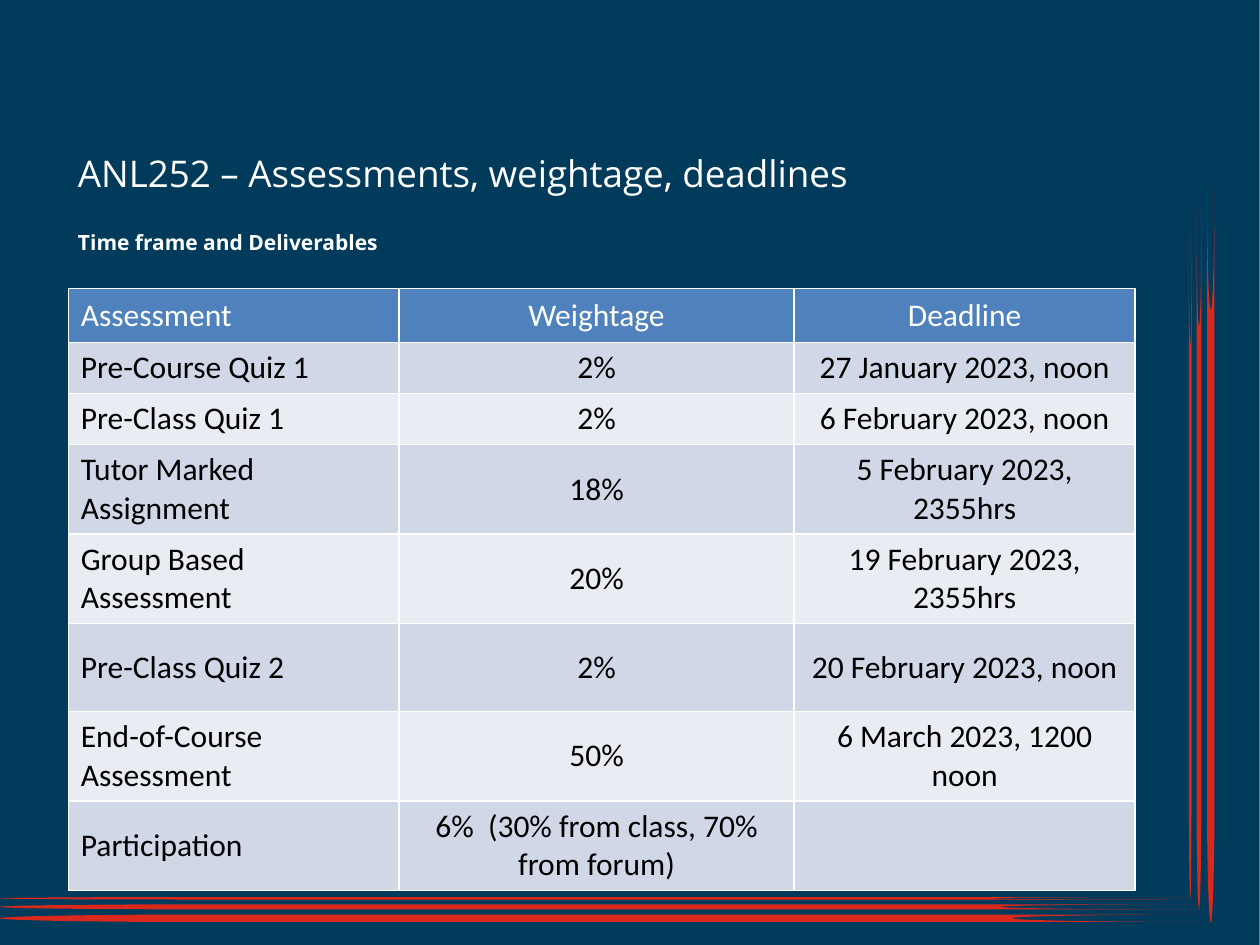
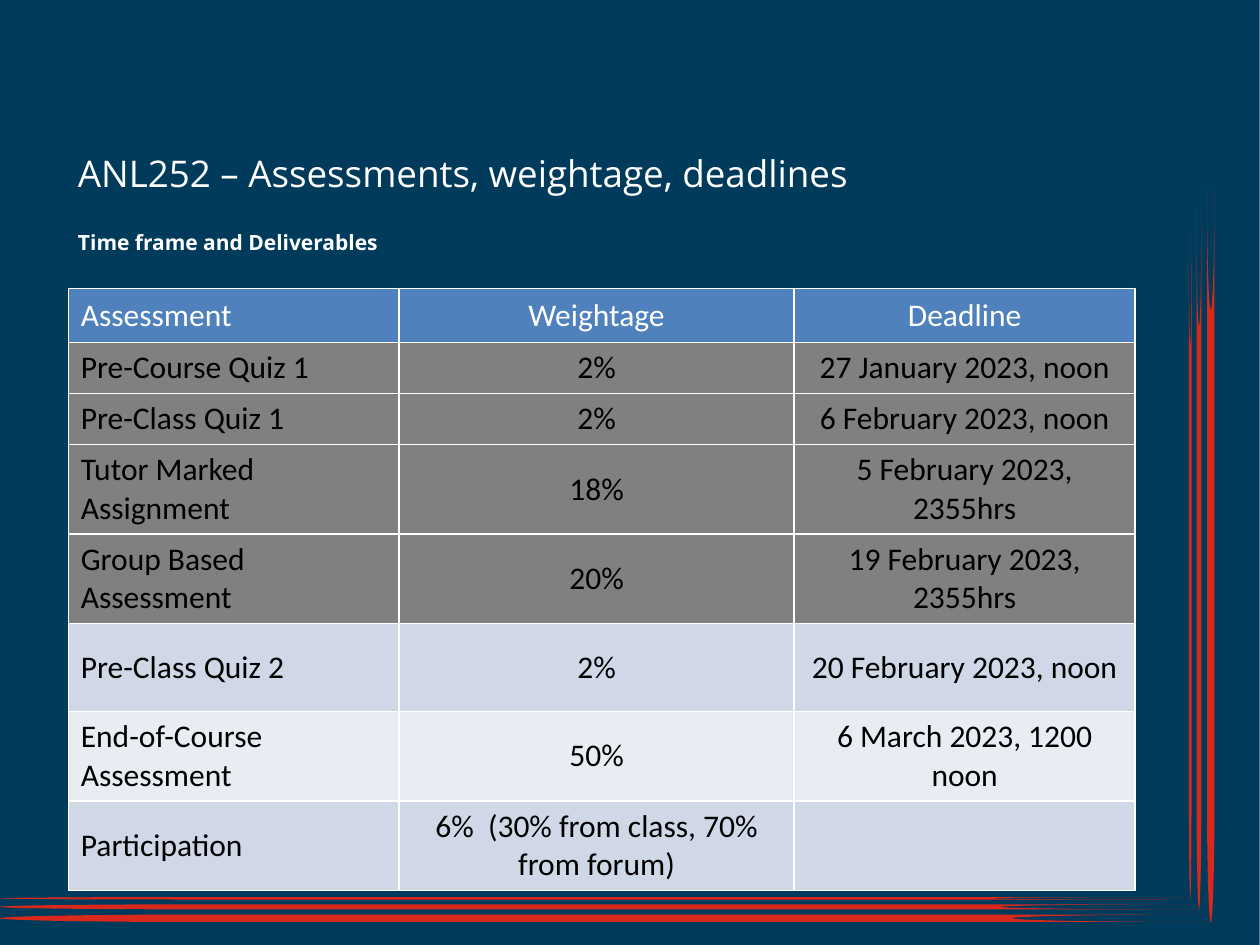
Before and after one commit to munishkumar-gh/munishkumar-gh.github.io, a slide deck: slide 1 of SuSS/2023_Sem1_ANL252_Python_4_Biz/3_Lecturer/Lecture_5/ANL252_SU5_Jan2023 (MK_edits).pptx. Drawn at 1260x945 pixels with LibreOffice and Linux fonts; fonts in the diff are those of the drawing; background and template pictures are left out. Boxes give left, top, right and bottom in pixels: in the first picture for what was removed or moved away, otherwise in the second. Text is boxed around its words. In the diff, an @@ line names an element or a change of style, - is before the commit and + after.

```diff
--- a/SuSS/2023_Sem1_ANL252_Python_4_Biz/3_Lecturer/Lecture_5/ANL252_SU5_Jan2023 (MK_edits).pptx
+++ b/SuSS/2023_Sem1_ANL252_Python_4_Biz/3_Lecturer/Lecture_5/ANL252_SU5_Jan2023 (MK_edits).pptx
@@ table at (68,289,1137,883) @@
@@ fill #D0D8E8 to #808080 in 6 cells @@
@@ fill #E9EDF4 to #808080 in 6 cells @@
```
Also in this commit, not shown: 2 slides added, 54 other files.
